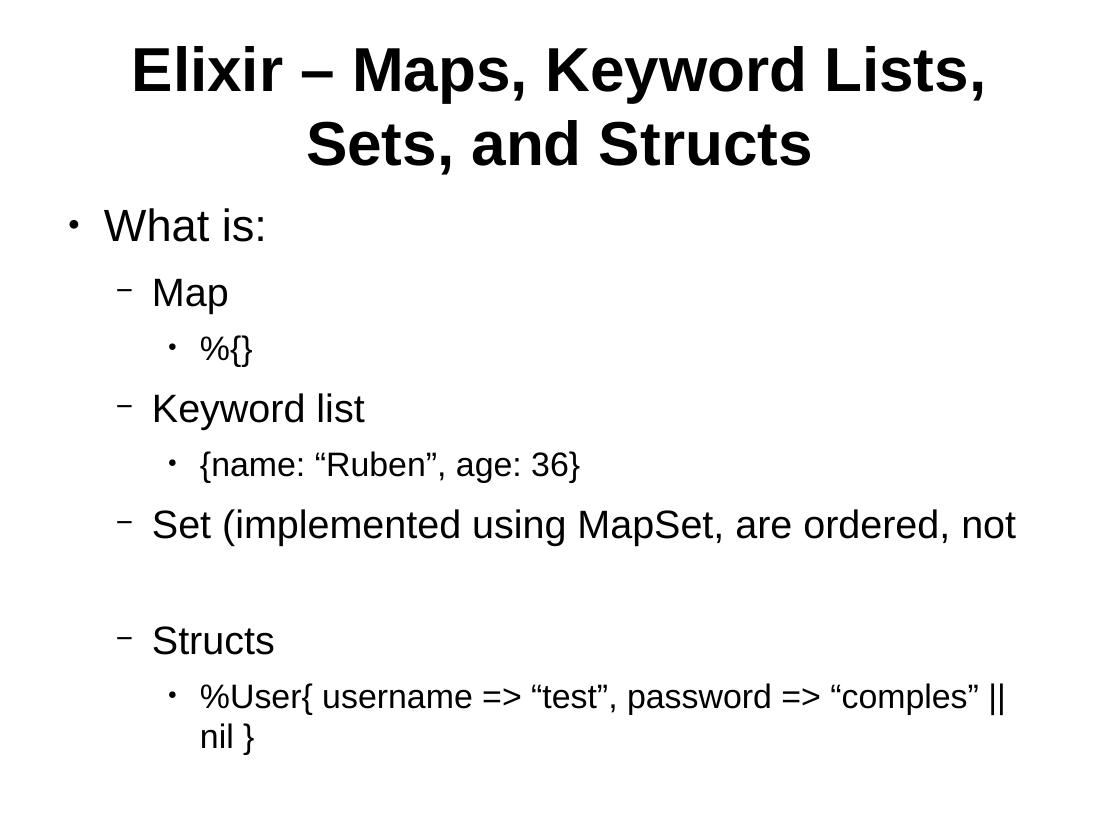
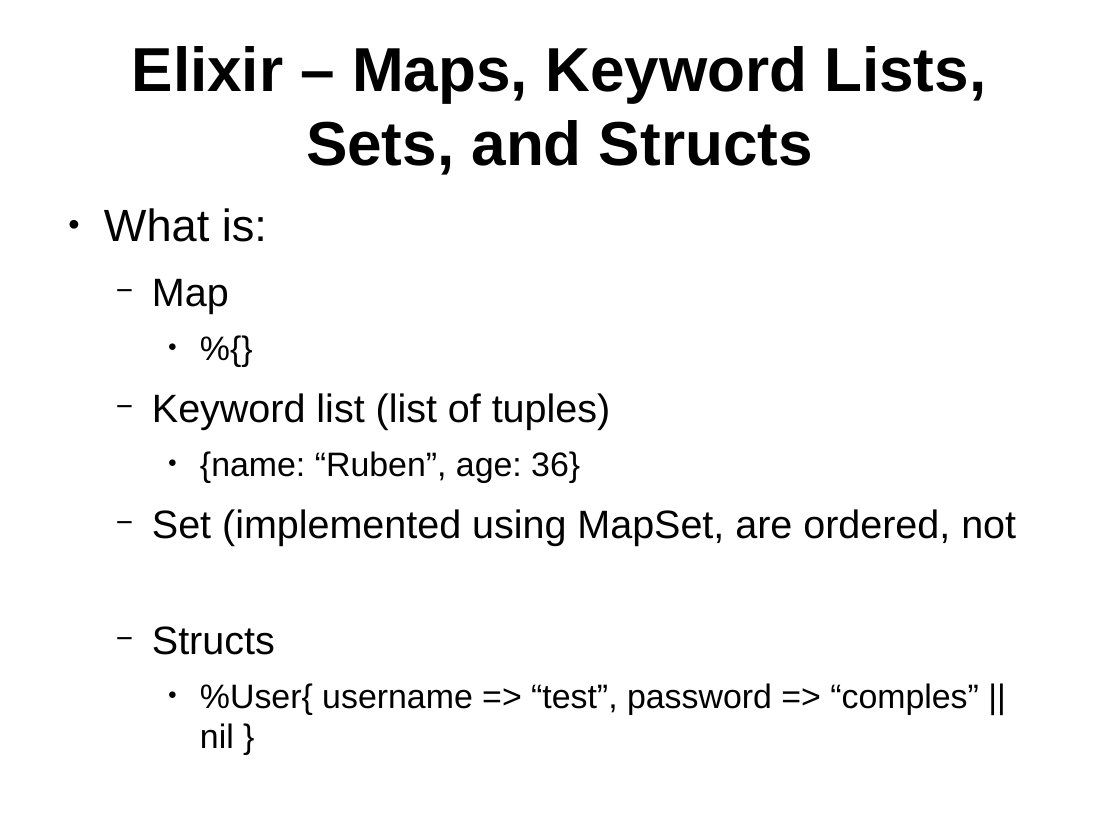
Before and after one commit to ramortegui/talks, a slide deck: slide 15 of elixir-basics.odp. Drawn at 1120x840 pixels with LibreOffice and Linux fonts; fonts in the diff are those of the drawing. Boxes give left, top, right and bottom in pixels: in the first picture for what was removed or moved away, otherwise in the second. Text is boxed around its words. In the diff, an @@ line names an element or a change of style, - is before the commit and + after.

```diff
--- a/elixir-basics.odp
+++ b/elixir-basics.odp
@@ text at <box>152,393,610,430</box>: text changed @@
-  − Keyword list
+  − Keyword list (list of tuples)
```
Also in this commit, not shown: 1 other slide changed.
